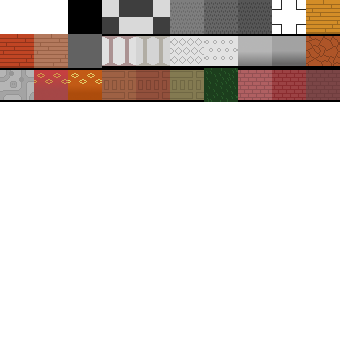
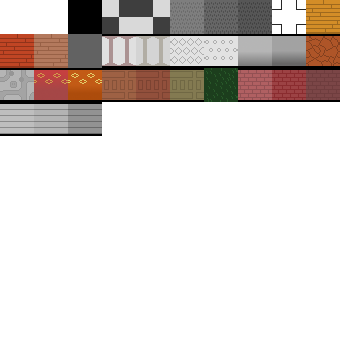
Two versions of the same layered image (340×340). Layer-by-layer changes:
added layer "Pasted Layer copy" above "Background" over [68, 102, 102, 136]
painted on "Background" over [0, 102, 68, 136]
